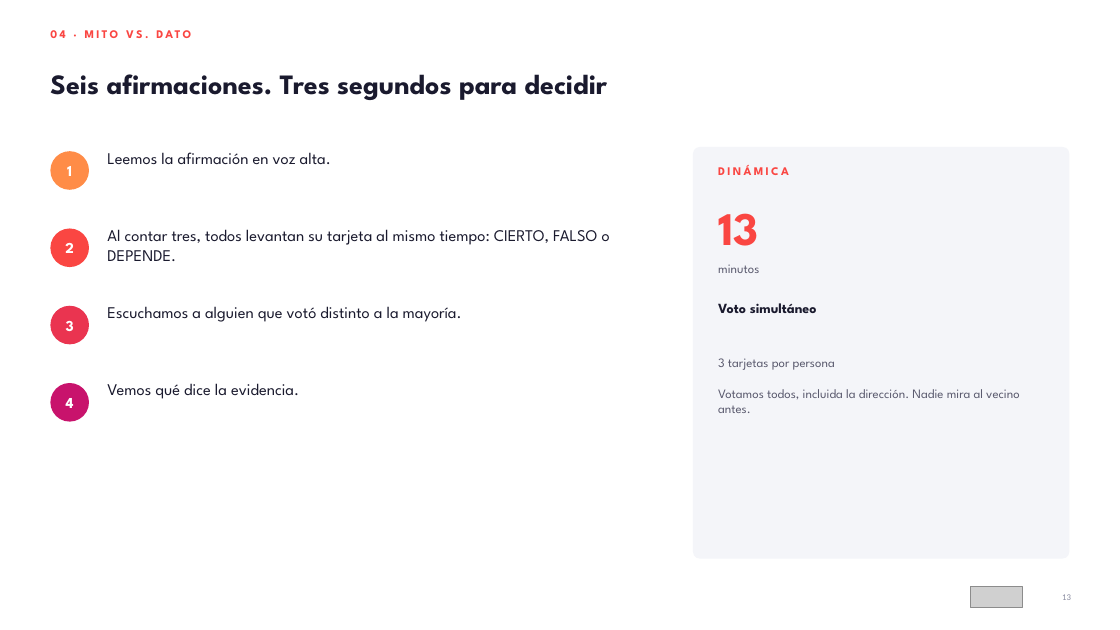
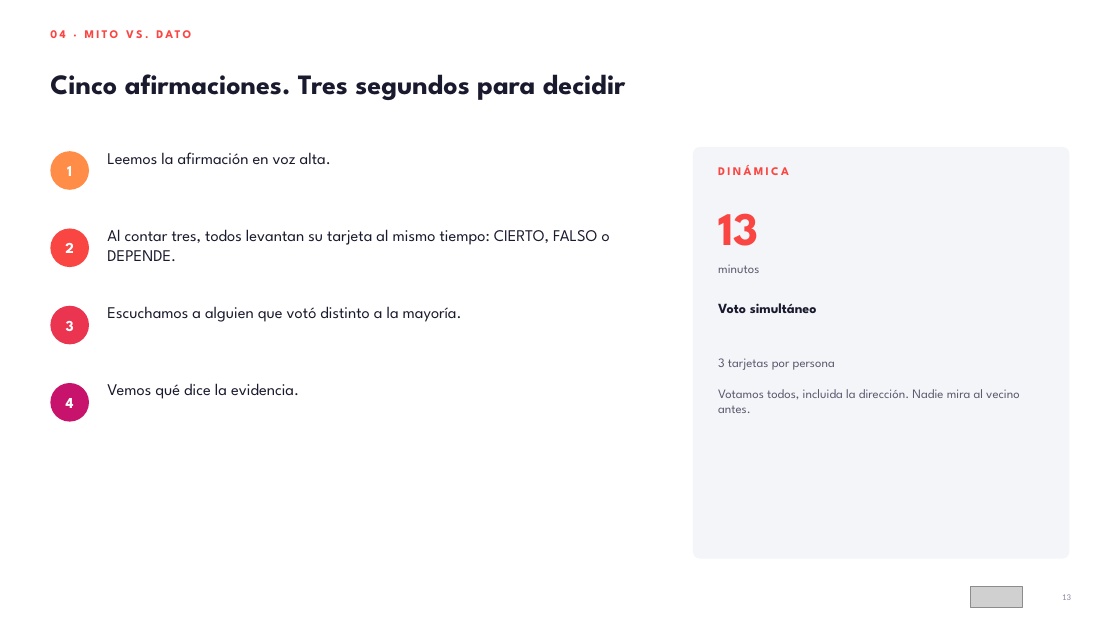
Before and after one commit to HRTrainingDevelopment/Training-and-Development-PROYECTS, a slide deck: slide 13 of workshop-liderazgo-intergeneracional/entregables/01_Deck_Liderar_entre_Generaciones_AMMX.pptx. Drawn at 1120x630 pixels with LibreOffice and Linux fonts; fonts in the diff are those of the drawing; grey boxes stand for pictures. Boxes give left, top, right and bottom in pixels: in the first picture for what was removed or moved away, otherwise in the second. Text is boxed around its words. In the diff, an @@ line names an element or a change of style, - is before the commit and + after.

```diff
--- a/workshop-liderazgo-intergeneracional/entregables/01_Deck_Liderar_entre_Generaciones_AMMX.pptx
+++ b/workshop-liderazgo-intergeneracional/entregables/01_Deck_Liderar_entre_Generaciones_AMMX.pptx
@@ text at box(50, 74, 626, 100): text changed @@
-Seis afirmaciones. Tres segundos para decidir
+Cinco afirmaciones. Tres segundos para decidir
```
Also in this commit, not shown: 21 other slides changed, 2 slides added, 32 other files.
